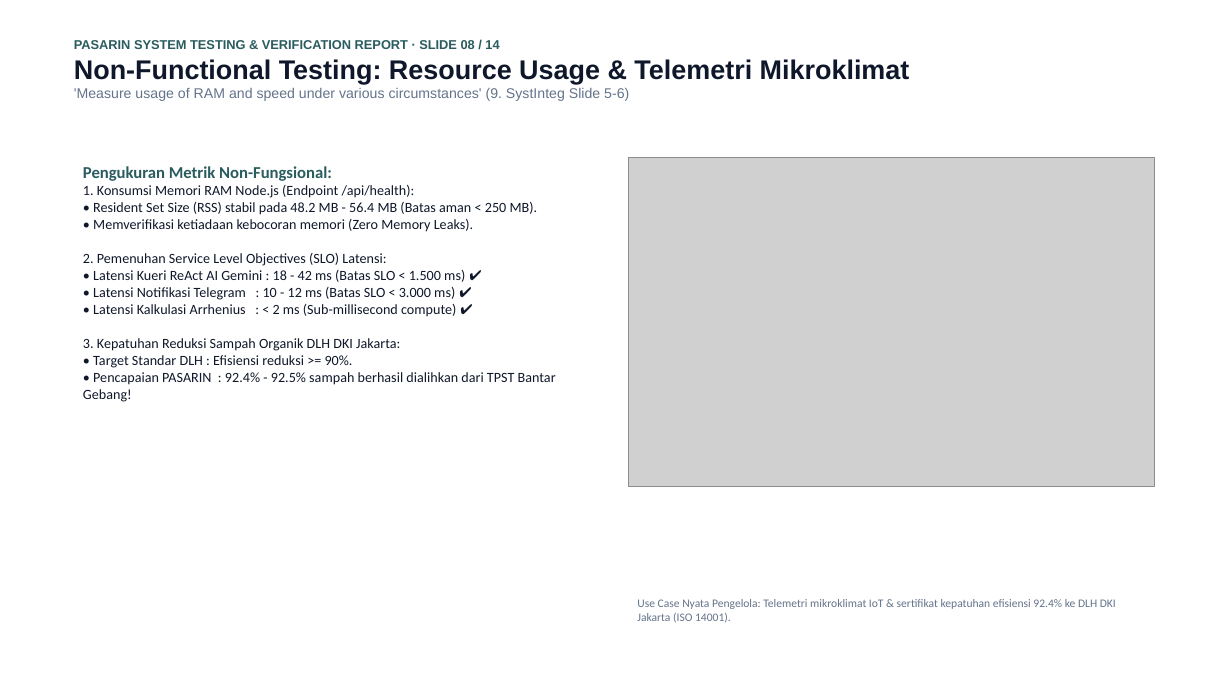
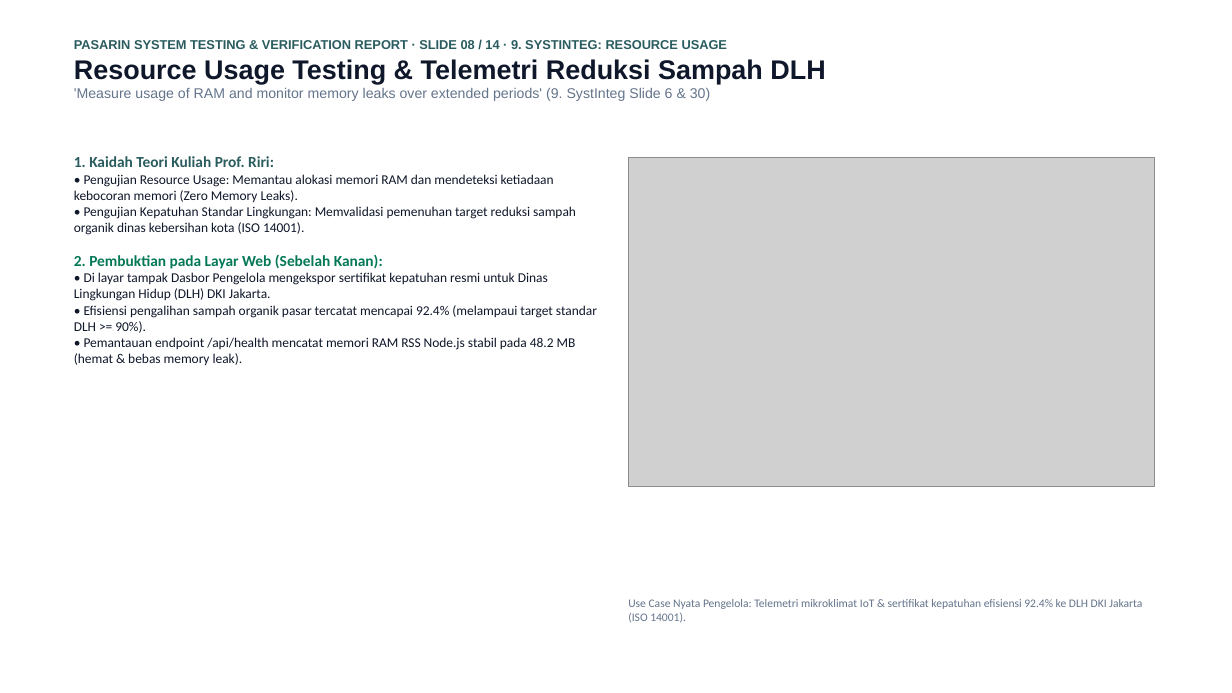
Before and after one commit to mrshlaf/pasarin, a slide deck: slide 8 of LAPORAN_PENGUJIAN_DAN_VERIFIKASI_SISTEM_PASARIN.pptx. Drawn at 1232x693 pixels with LibreOffice and Linux fonts; fonts in the diff are those of the drawing; grey boxes stand for pictures. Boxes give left, top, right and bottom in pixels: in the first picture for what was removed or moved away, otherwise in the second. Text is boxed around its words. In the diff, an @@ line names an element or a change of style, - is before the commit and + after.

Commit message:
docs(presentation): align theory methods and matched web use case explanations

```diff
--- a/LAPORAN_PENGUJIAN_DAN_VERIFIKASI_SISTEM_PASARIN.pptx
+++ b/LAPORAN_PENGUJIAN_DAN_VERIFIKASI_SISTEM_PASARIN.pptx
@@ text at [74,40,825,101]: text changed @@
-PASARIN SYSTEM TESTING & VERIFICATION REPORT · SLIDE 08 / 14
-Non-Functional Testing: Resource Usage & Telemetri Mikroklimat
-'Measure usage of RAM and speed under various circumstances' (9. SystInteg Slide 5-6)
+PASARIN SYSTEM TESTING & VERIFICATION REPORT · SLIDE 08 / 14 · 9. SYSTINTEG: RESOURCE USAGE
+Resource Usage Testing & Telemetri Reduksi Sampah DLH
+'Measure usage of RAM and monitor memory leaks over extended periods' (9. SystInteg Slide 6 & 30)
@@ text at [74,156,597,365]: text changed; size 11 to 10.5 pt @@
-Pengukuran Metrik Non-Fungsional:
-1. Konsumsi Memori RAM Node.js (Endpoint /api/health):
-• Resident Set Size (RSS) stabil pada 48.2 MB - 56.4 MB (Batas aman < 250 MB).
-• Memverifikasi ketiadaan kebocoran memori (Zero Memory Leaks).
-2. Pemenuhan Service Level Objectives (SLO) Latensi:
-• Latensi Kueri ReAct AI Gemini : 18 - 42 ms (Batas SLO < 1.500 ms) ✔
-• Latensi Notifikasi Telegram : 10 - 12 ms (Batas SLO < 3.000 ms) ✔
-• Latensi Kalkulasi Arrhenius : < 2 ms (Sub-millisecond compute) ✔
-3. Kepatuhan Reduksi Sampah Organik DLH DKI Jakarta:
-• Target Standar DLH : Efisiensi reduksi >= 90%.
-• Pencapaian PASARIN : 92.4% - 92.5% sampah berhasil dialihkan dari TPST Bantar Gebang!
+1. Kaidah Teori Kuliah Prof. Riri:
+• Pengujian Resource Usage: Memantau alokasi memori RAM dan mendeteksi ketiadaan kebocoran memori (Zero Memory Leaks).
+• Pengujian Kepatuhan Standar Lingkungan: Memvalidasi pemenuhan target reduksi sampah organik dinas kebersihan kota (ISO 14001).
+2. Pembuktian pada Layar Web (Sebelah Kanan):
+• Di layar tampak Dasbor Pengelola mengekspor sertifikat kepatuhan resmi untuk Dinas Lingkungan Hidup (DLH) DKI Jakarta.
+• Efisiensi pengalihan sampah organik pasar tercatat mencapai 92.4% (melampaui target standar DLH >= 90%).
+• Pemantauan endpoint /api/health mencatat memori RAM RSS Node.js stabil pada 48.2 MB (hemat & bebas memory leak).
@@ text "Use Case Nyata Pengelola: Telemetri ..." rewrapped from [637,599,1116,623] to [628,599,1142,623] @@
```
Also in this commit, not shown: 13 other slides changed, 1 other file.
